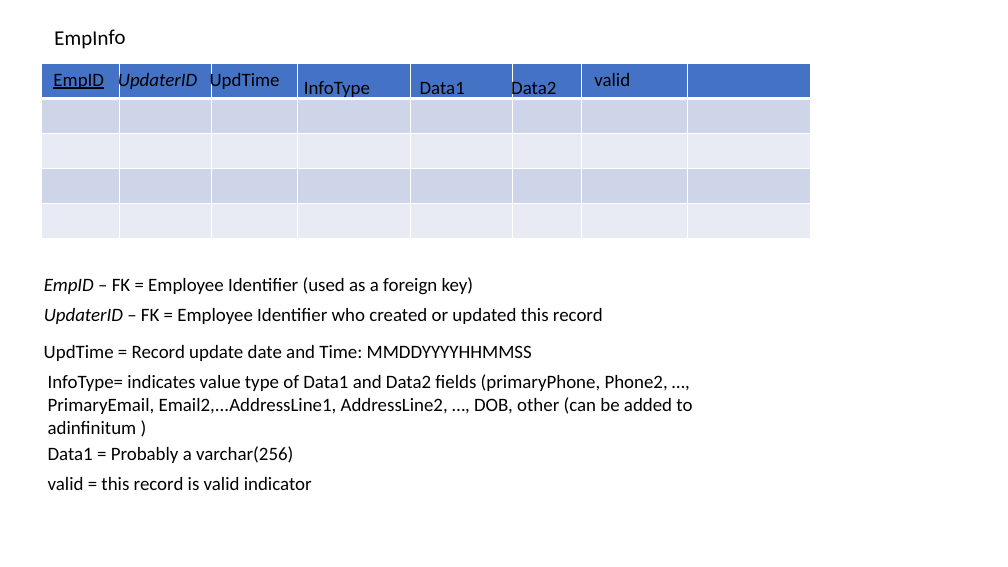
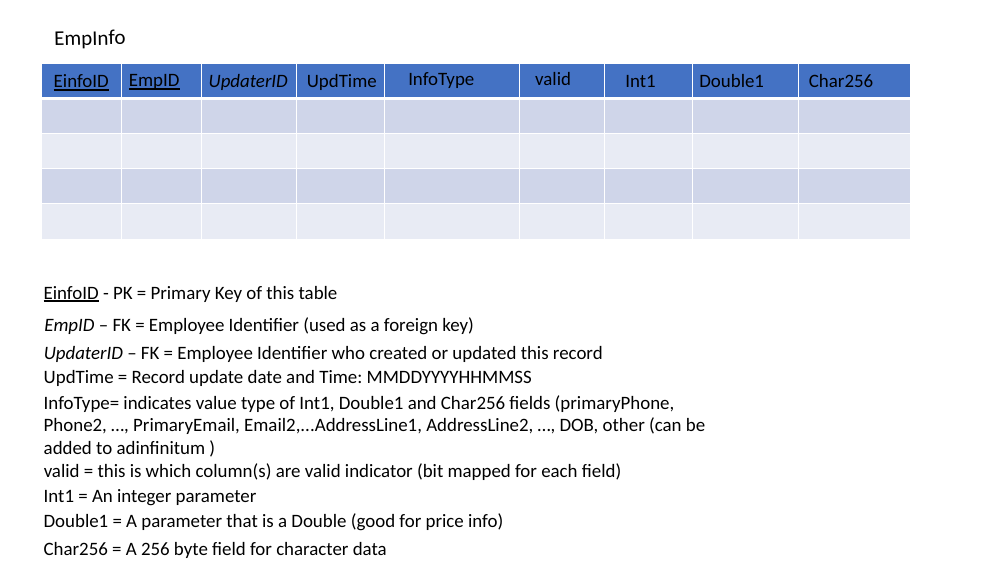
Before and after one commit to andrewroe/rosiessalon, a slide deck: slide 8 of RosieSalonDataModel.pptx. Drawn at 1008x567 pixels with LibreOffice and Linux fonts; fonts in the diff are those of the drawing. Boxes give left, top, right and bottom in pixels: in the first picture for what was removed or moved away, otherwise in the second. Text is boxed around its words. In the diff, an @@ line names an element or a change of style, - is before the commit and + after.

Commit message:
update Data Model

```diff
--- a/RosieSalonDataModel.pptx
+++ b/RosieSalonDataModel.pptx
@@ table at (x1=42, y1=64, x2=910, y2=239) @@
+column 9:  |  |  |  | 
@@ table resized from (x1=42, y1=64, x2=810, y2=239) to (x1=42, y1=64, x2=910, y2=239) @@
@@ text added at (x1=54, y1=74, x2=109, y2=91), 18 pt, text #000000, underline @@
+EinfoID
@@ text "EmpID" moved from (x1=53, y1=74, x2=104, y2=89) to (x1=129, y1=74, x2=180, y2=90) @@
@@ text "UpdaterID" rewrapped from (x1=118, y1=70, x2=197, y2=91) to (x1=209, y1=74, x2=288, y2=90) @@
@@ text "UpdTime" rewrapped from (x1=210, y1=70, x2=280, y2=91) to (x1=307, y1=74, x2=377, y2=90) @@
@@ text "InfoType" moved from (x1=304, y1=81, x2=370, y2=99) to (x1=408, y1=72, x2=474, y2=88) @@
@@ text removed at (x1=420, y1=82, x2=465, y2=99) @@
-Data1
@@ text removed at (x1=511, y1=78, x2=556, y2=99) @@
-Data2
@@ text "valid" moved from (x1=594, y1=73, x2=630, y2=86) to (x1=535, y1=72, x2=571, y2=85) @@
@@ text added at (x1=625, y1=75, x2=655, y2=87), 18 pt, text #000000 @@
+Int1
@@ text added at (x1=699, y1=74, x2=764, y2=87), 18 pt, text #000000 @@
+Double1
@@ text added at (x1=809, y1=74, x2=873, y2=87), 18 pt, text #000000 @@
+Char256
@@ text added at (x1=44, y1=286, x2=338, y2=302), 18 pt, text #000000 @@
+EinfoID - PK = Primary Key of this table
@@ text "EmpID – FK = Employee ..." moved from (x1=44, y1=277, x2=474, y2=295) to (x1=44, y1=317, x2=474, y2=335) @@
@@ text "UpdaterID – FK = Employee ..." moved from (x1=44, y1=308, x2=603, y2=324) to (x1=44, y1=346, x2=603, y2=362) @@
@@ text "UpdTime = Record update date ..." moved from (x1=44, y1=345, x2=532, y2=361) to (x1=44, y1=370, x2=532, y2=386) @@
@@ text at (x1=44, y1=395, x2=705, y2=454): text changed @@
-InfoType= indicates value type of Data1 and Data2 fields (primaryPhone, Phone2, …, PrimaryEmail, Email2,...AddressLine1, AddressLine2, …, DOB, other (can be added to adinfinitum )
+InfoType= indicates value type of Int1, Double1 and Char256 fields (primaryPhone, Phone2, …, PrimaryEmail, Email2,...AddressLine1, AddressLine2, …, DOB, other (can be added to adinfinitum )
@@ text at (x1=44, y1=463, x2=621, y2=480): text changed @@
-valid = this record is valid indicator
+valid = this is which column(s) are valid indicator (bit mapped for each field)
@@ text at (x1=44, y1=489, x2=257, y2=506): text changed @@
-Data1 = Probably a varchar(256)
+Int1 = An integer parameter
@@ text added at (x1=44, y1=513, x2=503, y2=531), 18 pt, text #000000 @@
+Double1 = A parameter that is a Double (good for price info)
@@ text added at (x1=44, y1=542, x2=387, y2=558), 18 pt, text #000000 @@
+Char256 = A 256 byte field for character data
```
Also in this commit, not shown: 11 other slides changed.
